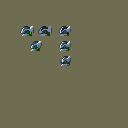
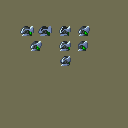
Before/after of a 128px x 128px layered artwork. What changed in the layer stack:
painted on "Main" over left=78, top=26, right=90, bottom=51
